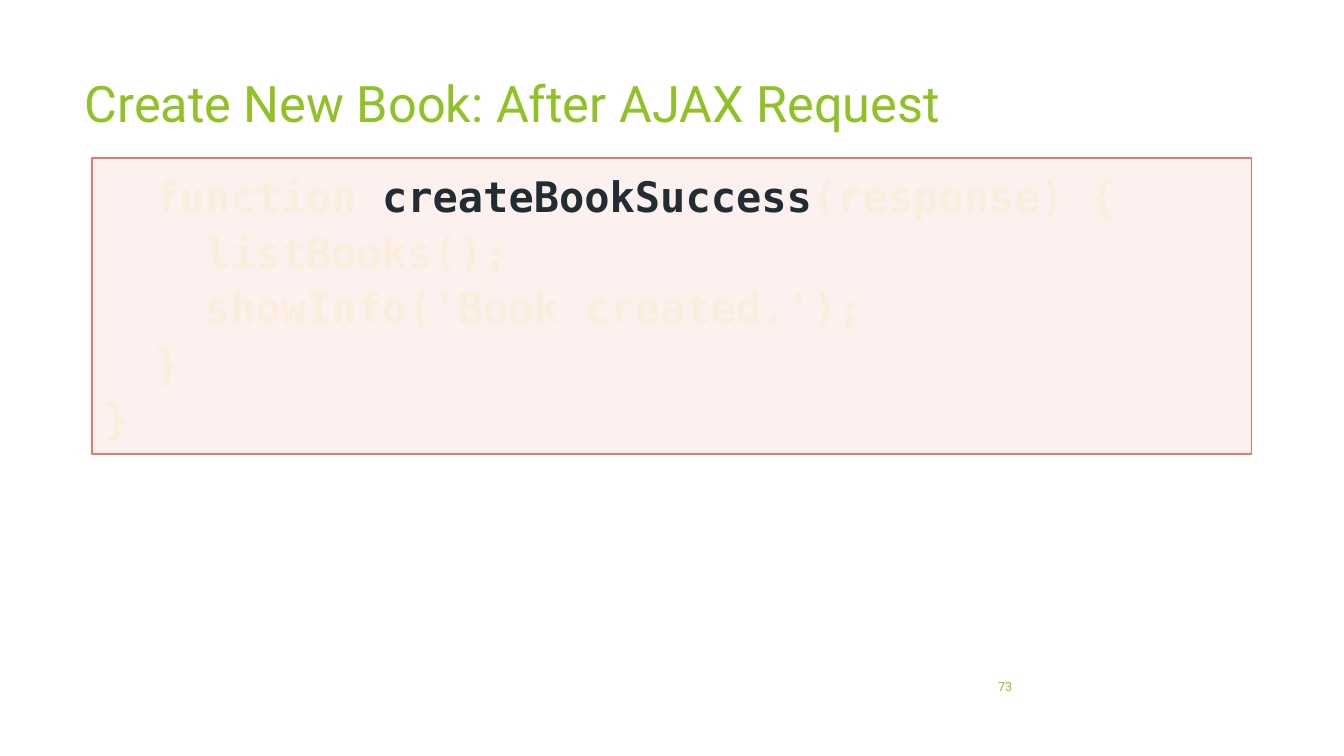
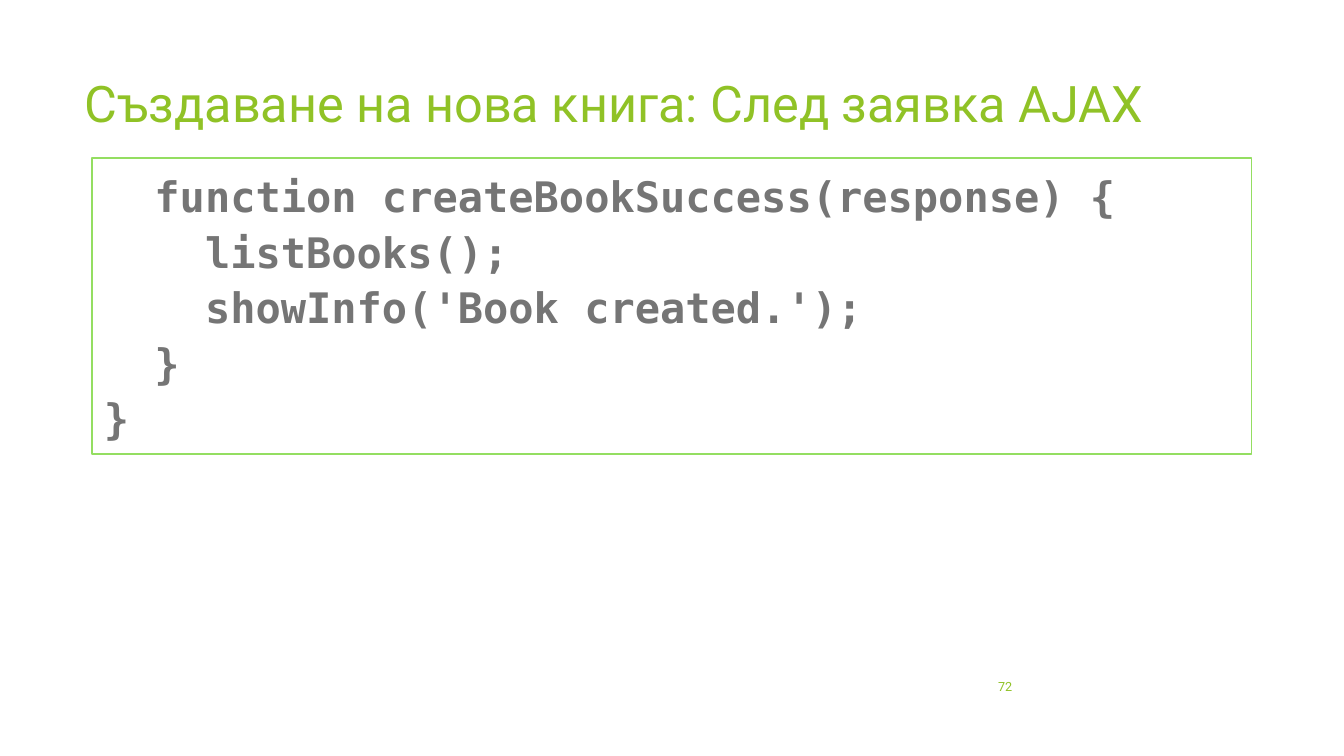
Before and after one commit to profjordanov/hybrid-app-development, a slide deck: slide 72 of 03. Async JS/tasks.pptx (slide 73 before the commit). Drawn at 1344x756 pixels with LibreOffice and Linux fonts; fonts in the diff are those of the drawing. Boxes give left, top, right and bottom in pixels: in the first picture for what was removed or moved away, otherwise in the second. Text is boxed around its words. In the diff, an @@ line names an element or a change of style, - is before the commit and + after.

```diff
--- a/03. Async JS/tasks.pptx
+++ b/03. Async JS/tasks.pptx
@@ title at <box>85,85,1143,130</box>: text changed @@
-Create New Book: After AJAX Request
+Създаване на нова книга: След заявка AJAX
@@ rectangle "function createBookSuccess(response) {" at <box>92,158,1251,455</box>: text colour #FBEEDC to #767676 in "function createBookSuccess(response) {", "listBooks();", "showInfo('Book created.');", "}" and 1 more places; text colour #212D32 to #767676 in "createBookSuccess(response)"; fill #F2A499 at 15% opacity to none; outline #EB7766 1 pt to #94DE61 1 pt @@
@@ page number at <box>998,682,1012,691</box>: text changed @@
-73
+72
```
Also in this commit, not shown: 50 other slides changed, 9 slides added, 13 slides removed, 1 other file.
